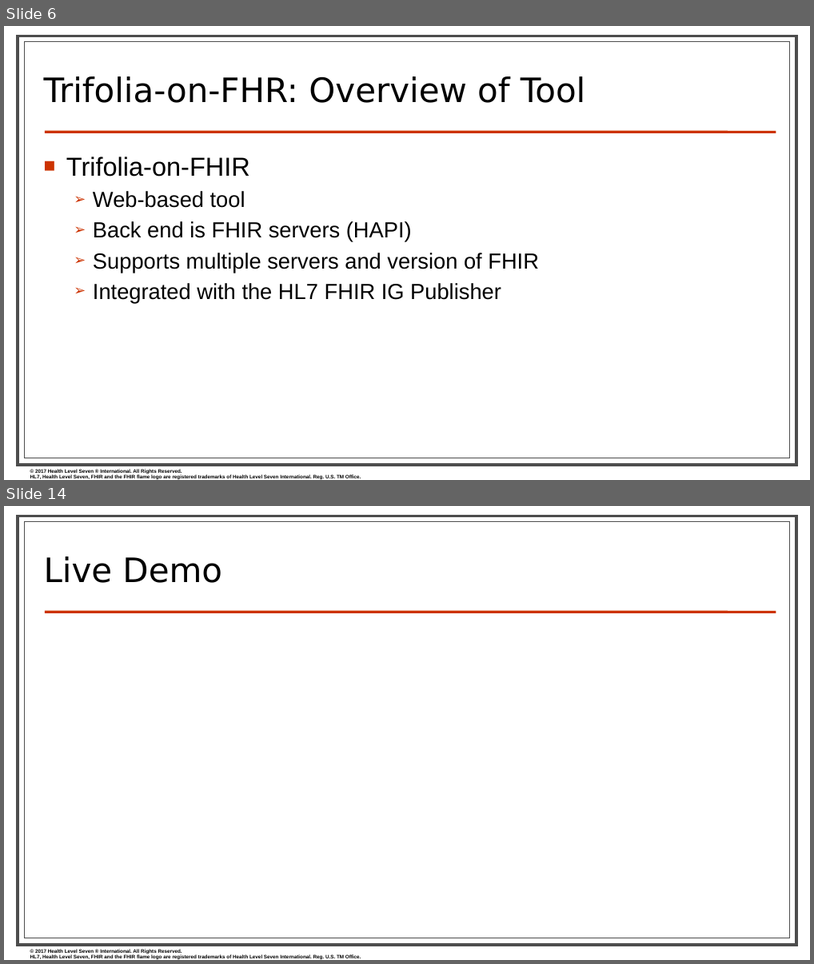
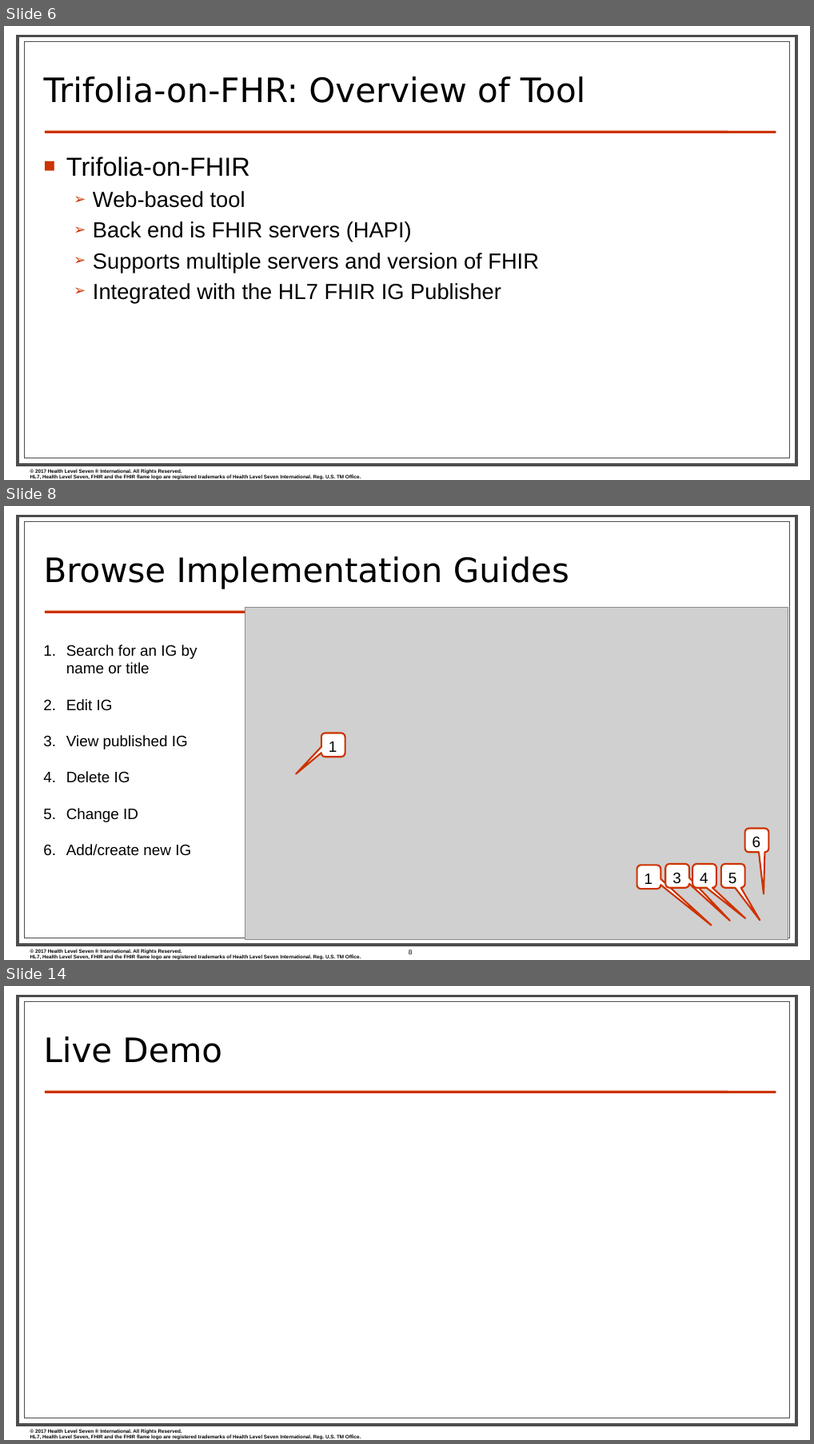
Before and after one commit to FHIR/documents, a slide deck: presentations/2019-09 IG Training/Using Trifolia-on-FHIR to Profile and Create FHIR IGs - Sarah.pptx. Shown one above the other, each under a label of ours: slides 6 and 14 before the commit, slides 6, 8 and 14 after it; the slides between them are not shown. The pictures are 814x964 and 814x1444 pixels, drawn with LibreOffice and Linux fonts; fonts in the diff are those of the drawing; grey boxes stand for pictures; background and template pictures are left out. Boxes give left, top, right and bottom in pixels: in the first picture for what was removed or moved away, otherwise in the second. Text is boxed around its words. In the diff, an @@ line names an element or a change of style, - is before the commit and + after.

```diff
--- a/presentations/2019-09 IG Training/Using Trifolia-on-FHIR to Profile and Create FHIR IGs - Sarah.pptx
+++ b/presentations/2019-09 IG Training/Using Trifolia-on-FHIR to Profile and Create FHIR IGs - Sarah.pptx
@@ slide 8 added at box(4, 506, 810, 960), background #FFFFFF; not listed: 4 template elements that a slide beside it also shows @@
@@ title added at box(44, 556, 570, 589), 40 pt, text #000000 @@
+Browse Implementation Guides
@@ picture added at box(246, 607, 789, 939) @@
@@ text added at box(66, 644, 198, 856), 18 pt, text #000000 @@
+1. Search for an IG by name or title
+2. Edit IG
+3. View published IG
+4. Delete IG
+5. Change ID
+6. Add/create new IG
@@ rounded speech box added at box(322, 733, 345, 756), fill #FFFFFF, outline #CC3300 2 pt, 18 pt, text #000000 @@
+1
@@ rounded speech box added at box(746, 828, 770, 852), fill #FFFFFF, outline #CC3300 2 pt, 18 pt, text #000000 @@
+6
@@ rounded speech box added at box(638, 864, 661, 888), fill #FFFFFF, outline #CC3300 2 pt, 18 pt, text #000000 @@
+1
@@ rounded speech box added at box(666, 864, 690, 887), fill #FFFFFF, outline #CC3300 2 pt, 18 pt, text #000000 @@
+3
@@ rounded speech box added at box(693, 864, 717, 887), fill #FFFFFF, outline #CC3300 2 pt, 18 pt, text #000000 @@
+4
@@ rounded speech box added at box(722, 864, 745, 887), fill #FFFFFF, outline #CC3300 2 pt, 18 pt, text #000000 @@
+5
@@ page number added at box(409, 949, 413, 954), 8 pt, text #000000 @@
+8
```
Also in this commit, not shown: 5 slides changed, 3 other slides added, 4 slides removed.
